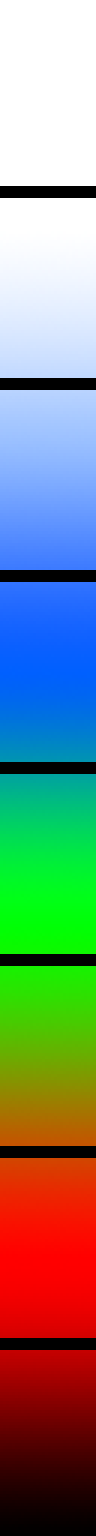
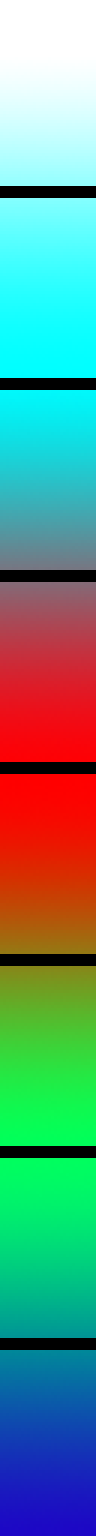
Layered file, before and after one edit (96x1536). Changes by layer:
painted on "Background" over [0, 60, 96, 1536]
